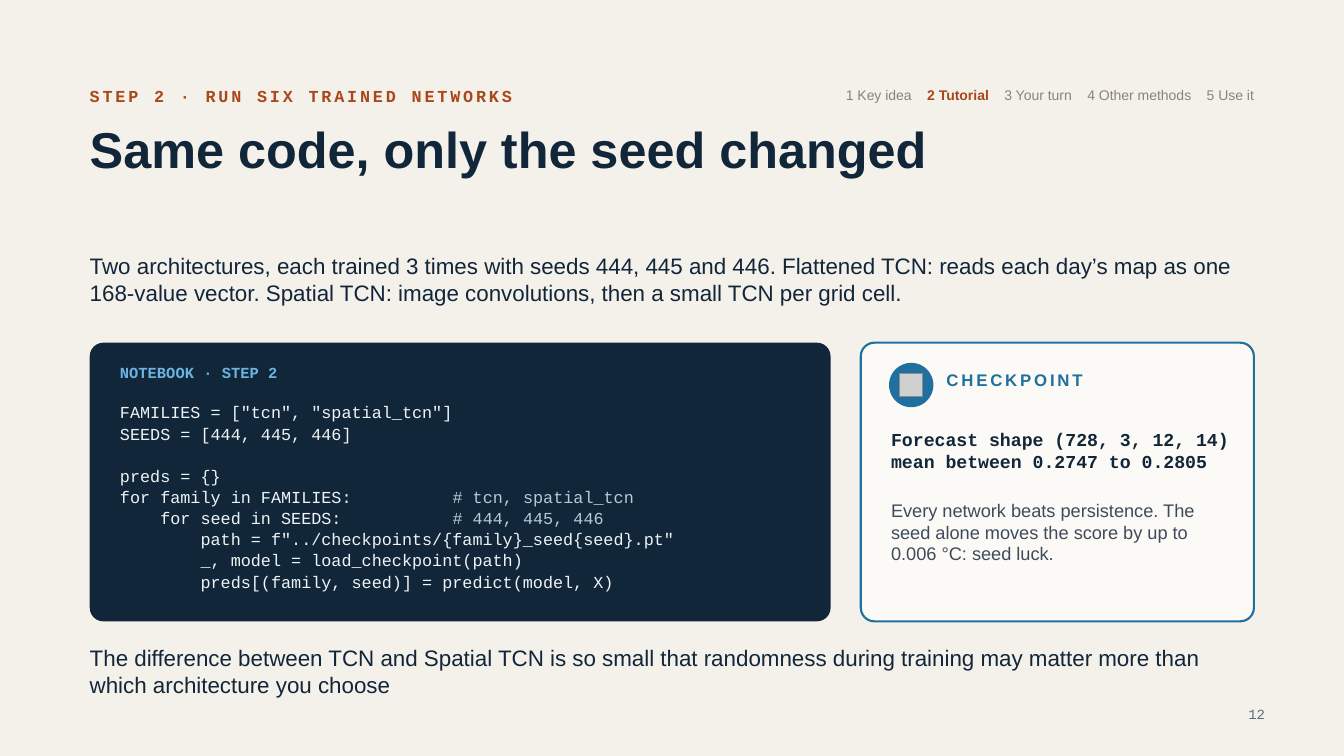
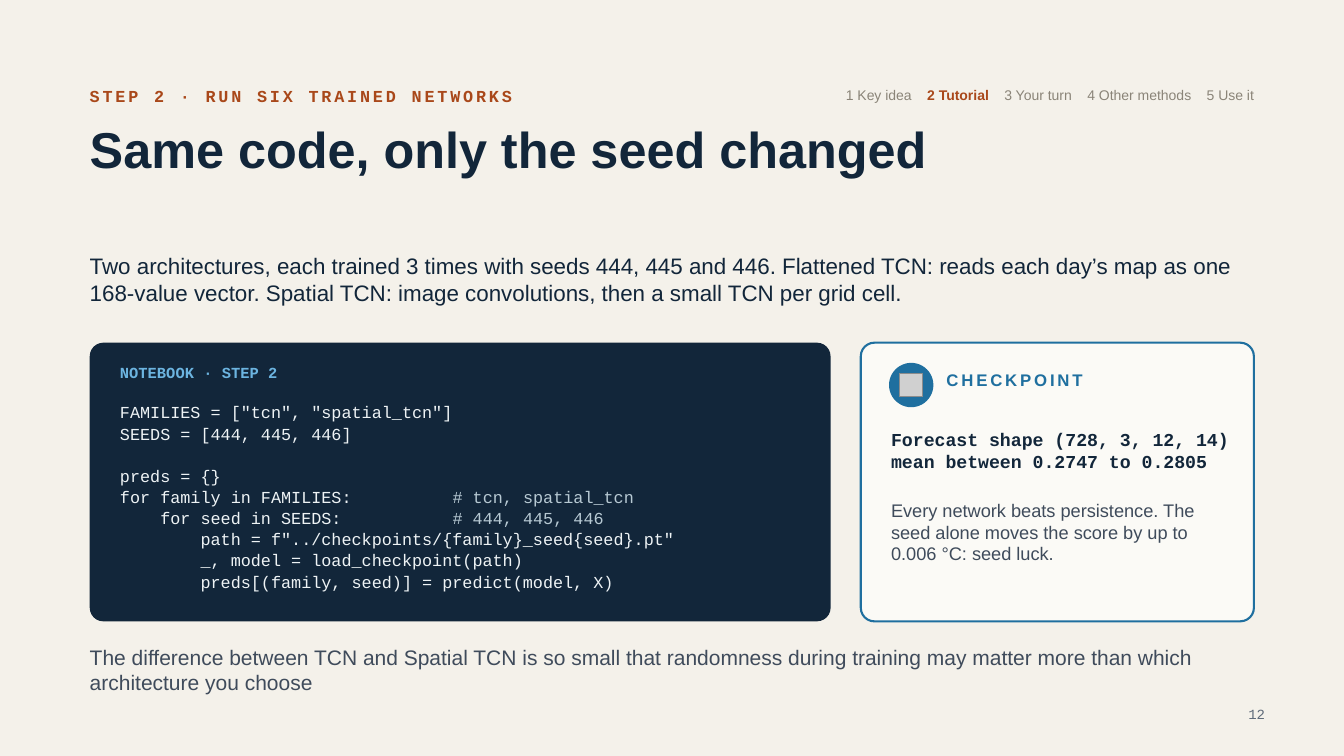
Before and after one commit to damianlapenavidal/ensemble-workshop, a slide deck: slide 12 of slides/ensemble-workshop.pptx. Drawn at 1344x756 pixels with LibreOffice and Linux fonts; fonts in the diff are those of the drawing; grey boxes stand for pictures. Boxes give left, top, right and bottom in pixels: in the first picture for what was removed or moved away, otherwise in the second. Text is boxed around its words. In the diff, an @@ line names an element or a change of style, - is before the commit and + after.

```diff
--- a/slides/ensemble-workshop.pptx
+++ b/slides/ensemble-workshop.pptx
@@ text "The difference between TCN and ..." at box(90, 650, 1192, 694): size 16 to 15 pt, text colour #12263A to #3F4B5B @@
```
Also in this commit, not shown: 4 other slides changed, 2 other files.
